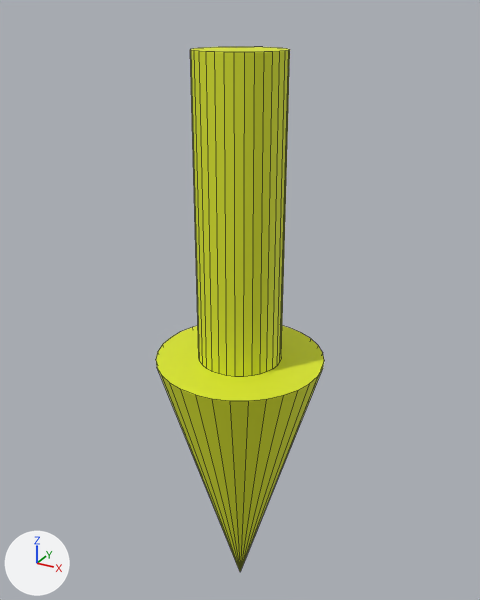
The FBX model rsrc/Models/Arrow.fbx, before and after one commit.
Camera for both pictures: a camera (50 mm lens) standing at (0.482, -0.877, 1.031) and looking at (-0.016, 0.03, 0.578). Arrows for +X, +Y and +Z are at lower left; the lights stay in place. Mesh edges are drawn as thin lines.
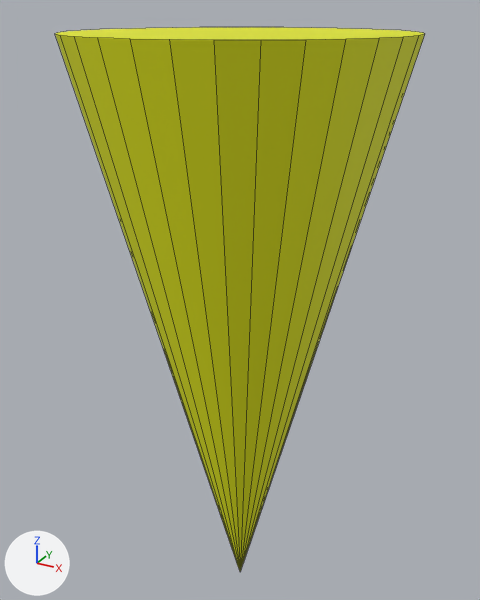
Boxes [x1, y1, x2, y2] around the edits, measured in the pictures (480 x 600 px):
'Cone', reshaped, rescaled (120% wider)
    before: [156, 47, 324, 571]
    after: [55, 27, 425, 571]
part 1 of me_cone, deleted (yellow)
    before: [190, 47, 290, 377]

Patch to the scene script:
```diff
--- a/rsrc/Models/Arrow.fbx.py
+++ b/rsrc/Models/Arrow.fbx.py
@@ me_cone @@
 me_cone.from_pydata(...)  # 97 vertices, 67 faces; spans x -1.0..1.0, y -1.0..1.0, z -4.0..0.0
 # used by ob_cone; location = (0.0, 0.0, 0.0); rotation_euler = (3.142, 0.0, 0.0), in degrees (180, 0, 0); scale = (0.142, 0.142, 0.244)
+# me_cone part 1: the loose piece of 64 vertices spanning x -0.49..0.49, y -0.49..0.49, z -4.0..-2.0 is deleted
 me_cone.materials.append(mat_material_001)
@@ ob_cone @@
 ob_cone.rotation_euler = (3.142, 0.0, 0.0)  # degrees (180, 0, 0)
-ob_cone.scale = (0.142, 0.142, 0.244)
+ob_cone.scale = (0.25, 0.25, 0.5)
```
